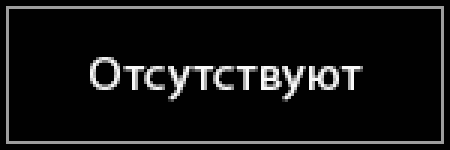
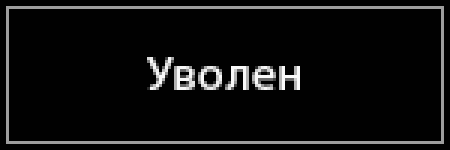
Layered file, before and after one edit (w=450, h=150). Changes by layer:
added layer "Уволен" in group "STATUS" over [147, 57, 300, 90]
hid "Отсутствуют" over [90, 57, 363, 102]
